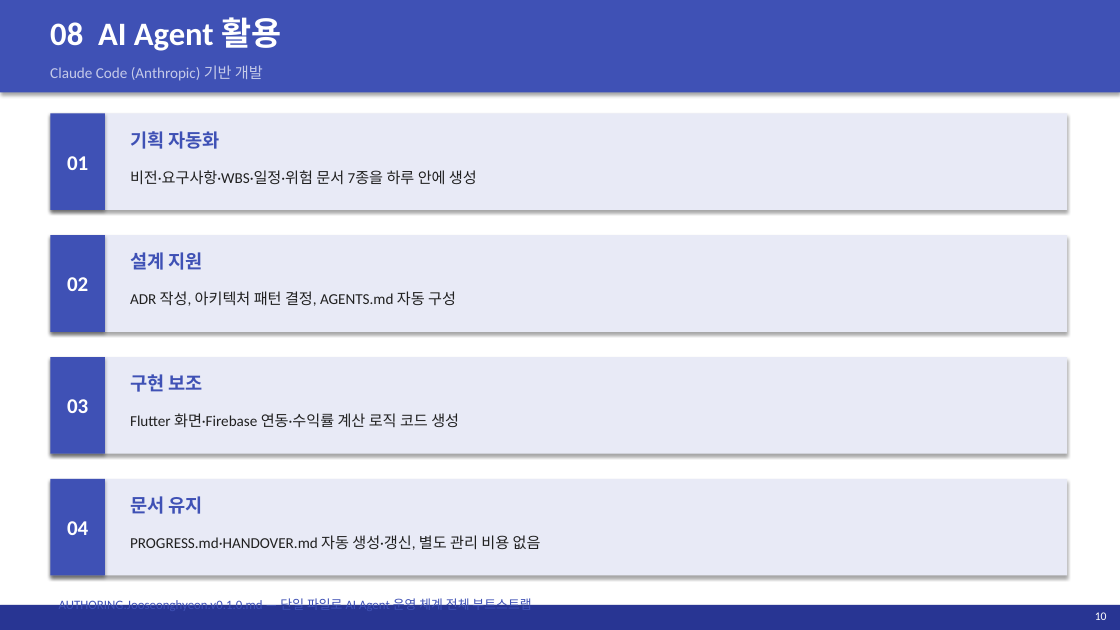
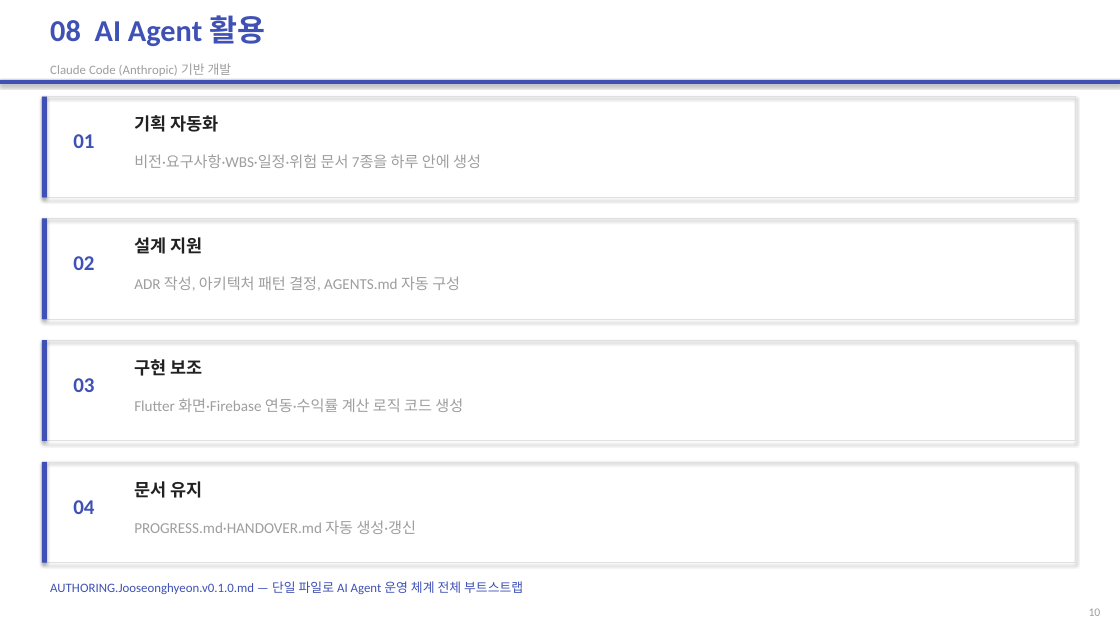
Before and after one commit to 2022136020/project_c, a slide deck: slide 10 of portfolio-tracker/presentation/portfolio-tracker.pptx. Drawn at 1120x630 pixels with LibreOffice and Linux fonts; fonts in the diff are those of the drawing. Boxes give left, top, right and bottom in pixels: in the first picture for what was removed or moved away, otherwise in the second. Text is boxed around its words. In the diff, an @@ line names an element or a change of style, - is before the commit and + after.

```diff
--- a/portfolio-tracker/presentation/portfolio-tracker.pptx
+++ b/portfolio-tracker/presentation/portfolio-tracker.pptx
@@ text "08 AI Agent 활용" at (50,15,265,46): size 28 to 26 pt, text colour #FFFFFF to #3F51B5 @@
@@ text "Claude Code (Anthropic) 기반 개발" at (50,63,232,76): size 13 to 11 pt, text colour #C5CAE9 to #9E9E9E @@
@@ rectangle: place and size @@
-rectangle at (0,0,1120,92)
+rectangle at (0,80,1120,84)
@@ rectangle: place and size @@
-rectangle at (50,113,1067,210)
+rectangle at (42,97,1075,197)
@@ rectangle added at (42,97,47,197), fill #3F51B5 @@
@@ text "01": place and size @@
-text "01" at (50,113,105,210)
+text "01" at (73,134,94,148)
@@ text "비전·요구사항·WBS·일정·위험 문서 7종을 하루 안에 ...": place and size @@
-text "비전·요구사항·WBS·일정·위험 문서 7종을 하루 안에 ..." at (130,170,477,185)
+text "비전·요구사항·WBS·일정·위험 문서 7종을 하루 안에 ..." at (134,154,481,168)
@@ rectangle: place and size @@
-rectangle at (50,235,1067,332)
+rectangle at (42,218,1075,319)
@@ rectangle added at (42,218,47,319), fill #3F51B5 @@
@@ text "02": place and size @@
-text "02" at (50,235,105,332)
+text "02" at (73,256,94,270)
@@ text "ADR 작성, 아키텍처 패턴 결정, ...": place and size @@
-text "ADR 작성, 아키텍처 패턴 결정, ..." at (130,291,456,306)
+text "ADR 작성, 아키텍처 패턴 결정, ..." at (134,276,460,291)
@@ rectangle: place and size @@
-rectangle at (50,357,1067,454)
+rectangle at (42,340,1075,441)
@@ rectangle added at (42,340,47,441), fill #3F51B5 @@
@@ text colour #FFFFFF to #3F51B5; vertical alignment middle to top; fill #3F51B5 to none; shadow off in 4 elements at (73,134,94,148), (73,256,94,270), (73,500,94,514), (73,378,94,392) @@
@@ text "03": place and size @@
-text "03" at (50,357,105,454)
+text "03" at (73,378,94,392)
@@ text colour #212121 to #9E9E9E in 3 elements at (134,276,460,291), (134,154,481,168), (134,398,463,412) @@
@@ text "Flutter 화면·Firebase 연동·수익률 계산 로직 ...": place and size @@
-text "Flutter 화면·Firebase 연동·수익률 계산 로직 ..." at (130,413,459,427)
+text "Flutter 화면·Firebase 연동·수익률 계산 로직 ..." at (134,398,463,412)
@@ fill #E8EAF6 to none; outline none to #E0E0E0 0.8 pt in 4 elements at (42,97,1075,197), (42,218,1075,319), (42,340,1075,441), (42,462,1075,563) @@
@@ rectangle: place and size @@
-rectangle at (50,479,1067,576)
+rectangle at (42,462,1075,563)
@@ rectangle added at (42,462,47,563), fill #3F51B5 @@
@@ 4 texts: place and size @@
-4 texts at (130,131,220,514)
+4 texts at (134,115,218,498)
@@ size 16 to 15 pt, text colour #3F51B5 to #212121 in 4 elements at (134,115,218,132), (134,237,202,254), (134,359,202,376), (134,481,202,498) @@
@@ text "04": place and size @@
-text "04" at (50,479,105,576)
+text "04" at (73,500,94,514)
@@ text at (134,520,417,534): text changed; text colour #212121 to #9E9E9E @@
-PROGRESS.md·HANDOVER.md 자동 생성·갱신, 별도 관리 비용 없음
+PROGRESS.md·HANDOVER.md 자동 생성·갱신
@@ text "AUTHORING.Jooseonghyeon.v0.1.0.md — 단일 파일로 AI ..." rewrapped from (59,595,531,613) to (50,581,523,594) @@
@@ rectangle removed at (0,605,1120,630) @@
@@ text "10" at (1089,608,1101,616): text colour #FFFFFF to #9E9E9E @@
```
Also in this commit, not shown: 13 other slides changed.
